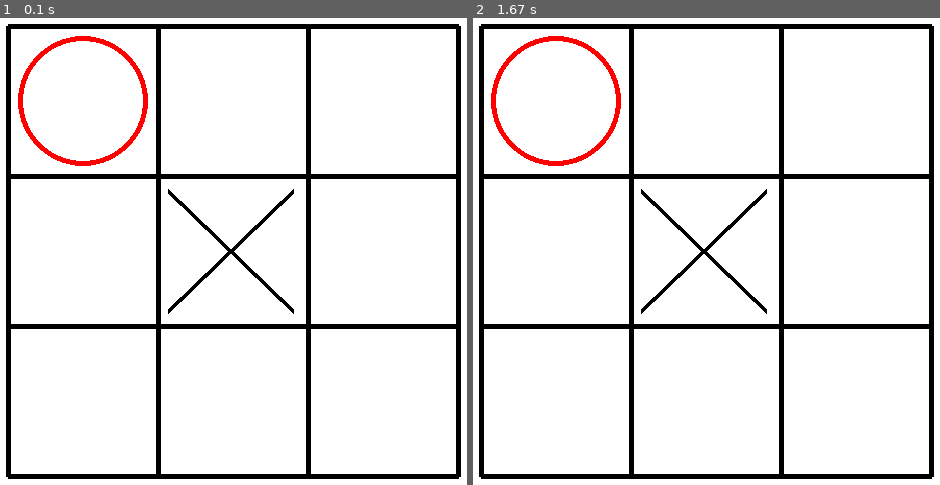
Above: before the commit, frames 1-2 (left to right).
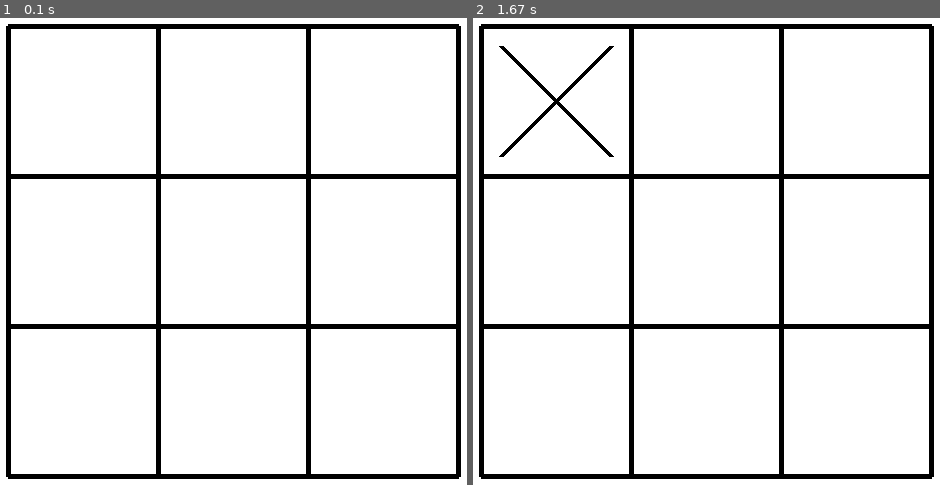
Above: after the commit, the same moments.

Repository: aanchal769/pygame-tic-tac-toe
Game: pygame game, started from main..py
The game is run twice, just before and just after one commit, with the same random seed, the same clock (stepped at 60 frames per second) and the same inputs.
Inputs (mouse positions are in pixels of both pictures, inside the frame that each line leads up to):
- Up to frame 1 (0.1 s): no input
- Up to frame 2 (1.67 s): click (557, 102) at 0.38 s

The runs differ from the first frame. In frame 1, 1.5% of the frame differs, in the area x 3-63%, y 3-64%; in frame 2, 1.9%.

Commit message:
Store board state and draw X

Diff:
--- a/main..py
+++ b/main..py
@@ -8,11 +8,26 @@
 
 WHITE=(255,255,255)
 
+board=["","","","","","","","",""]
 
 running=True
 while running:
     screen.fill(WHITE)
 
+    pygame.draw.line(screen,(0,0,0),(225,125),(675,125),5)
+    pygame.draw.line(screen,(0,0,0),(225,275),(675,275),5)
+    pygame.draw.line(screen,(0,0,0),(225,425),(675,425),5)
+    pygame.draw.line(screen,(0,0,0),(225,575),(675,575),5)
+
+
+    pygame.draw.line(screen,(0,0,0),(225,125),(225,575),5)
+    pygame.draw.line(screen,(0,0,0),(375,125),(375,575),5)
+    pygame.draw.line(screen,(0,0,0),(525,125),(525,575),5)
+    pygame.draw.line(screen,(0,0,0),(675,125),(675,575),5)
+
+    if(board[0]=="X"):
+        pygame.draw.line(screen,(0,0,0) ,(245,145),(355,255),5)
+        pygame.draw.line(screen,(0,0,0) ,(245,255),(355,145),5)
     for event in pygame.event.get():
         if event.type==pygame.QUIT:
             running=False
@@ -22,24 +37,18 @@
             x,y=mouse_pos
 
             if 225<=x<=375  and 125<=y<=275:
-                print("Box 1")
+                    board[0]="X"
 
 
-    pygame.draw.line(screen,(0,0,0),(225,125),(675,125),5)
-    pygame.draw.line(screen,(0,0,0),(225,275),(675,275),5)
-    pygame.draw.line(screen,(0,0,0),(225,425),(675,425),5)
-    pygame.draw.line(screen,(0,0,0),(225,575),(675,575),5)
-
-    pygame.draw.line(screen,(0,0,0),(225,125),(225,575),5)
-    pygame.draw.line(screen,(0,0,0),(375,125),(375,575),5)
-    pygame.draw.line(screen,(0,0,0),(525,125),(525,575),5)
-    pygame.draw.line(screen,(0,0,0),(675,125),(675,575),5)
 
 
-    pygame.draw.line(screen,(0,0,0) ,(385,290),(510,410),5)
-    pygame.draw.line(screen,(0,0,0) ,(385,410),(510,290),5)
 
-    pygame.draw.circle(screen,(255,0,0),(300,200),65,5)
+
+
+
+
+
+    # pygame.draw.circle(screen,(255,0,0),(300,200),65,5)
     pygame.display.update()
 
 pygame.quit()
